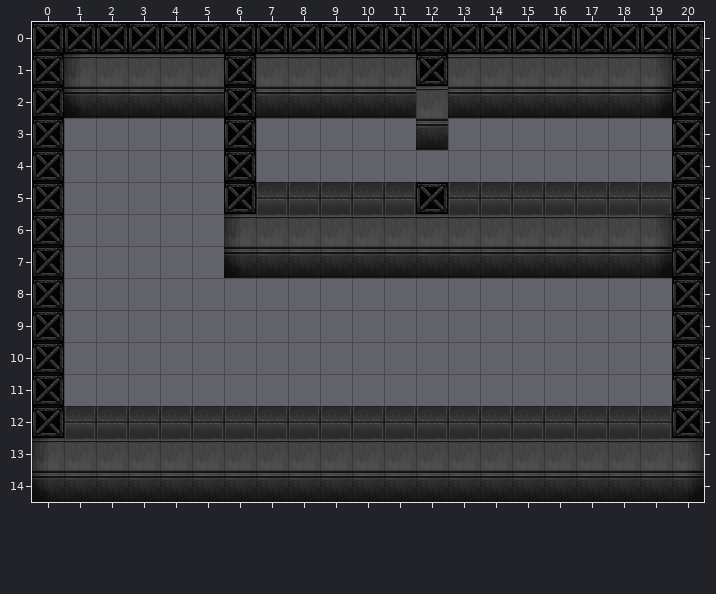
Two versions of a level (Tiled map (JSON), content/levels/dev.json). Above: the version before the commit.
Cells are 32x32 px. Shown: x 0..20, y 0..14.
The same view after the edit:
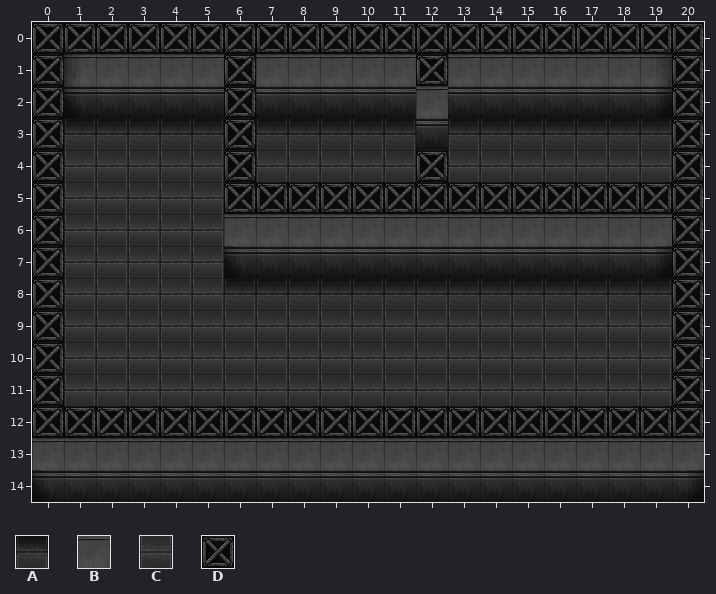
Key: from "MegaBlock": A 8, B 10, C 16, D 32.
_ is an empty cell.
Tiles of an added or newly shown layer are drawn over the layers below it.
Difference:
Layer "base" (now shown):
Tile A now appears in row 3 at x 1 to 5, 7 to 11 and 13 to 19; in row 8 at x 6 to 19.
Tile C now appears in row 4 at x 1 to 5, 7 to 11 and 13 to 19; in rows 5 to 8 at x 1 to 5; in rows 9 to 11 at x 1 to 19.
Layer "layer0":
Tile C gives way to one hidden under a higher layer in row 5 at x 7 to 11 and 13 to 19; in row 12 at x 1 to 19.
Layer "canopy" (now shown):
Tile B now appears in row 6 at x 6 and 19; in row 13 at x 0 and 20.
Tile D now appears in row 0 at x 0 to 20; in row 1 at x 0, 6, 12 and 20; in rows 2 to 3 at x 0, 6 and 20; in row 4 at x 0, 6, 12 and 20; in row 5 at x 0 and 6 to 20; in rows 6 to 11 at x 0 and 20.
Tile D now appears in row 12 at x 0 to 20.
Changed places in both pictures, as pixel boxes (x1, y1, x2, y2):
changed: (32, 22, 704, 470)
